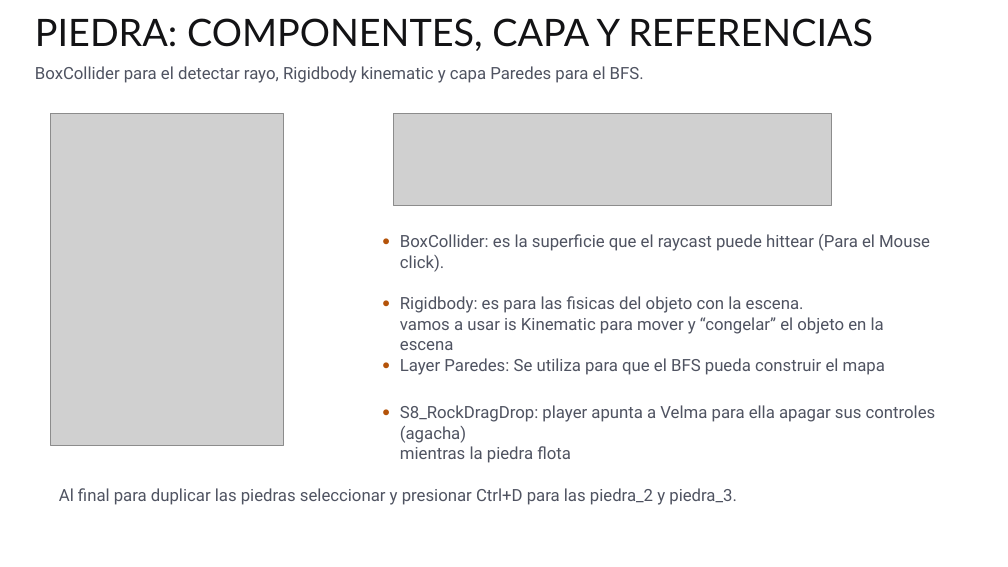
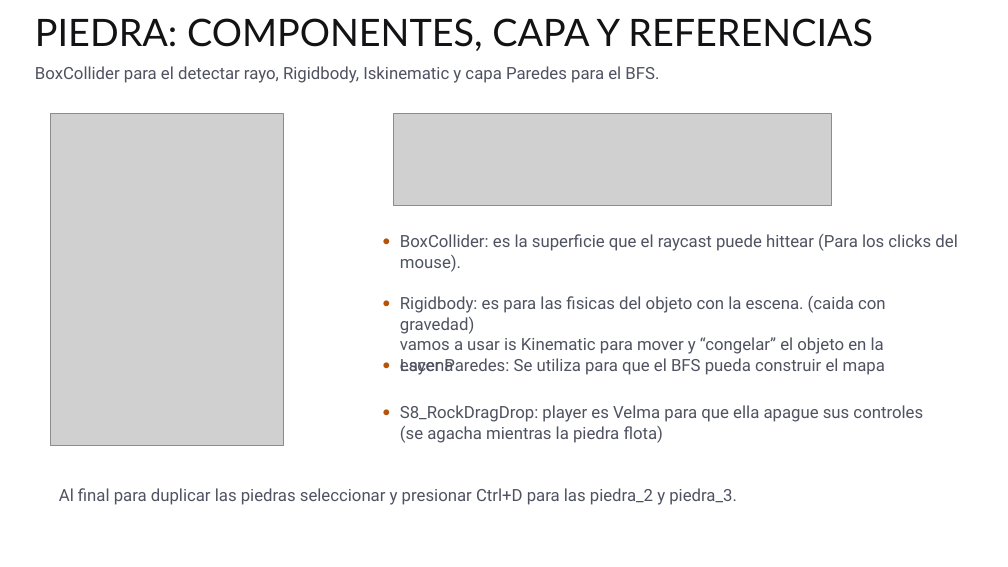
Before and after one commit to abala-tec/TC2005B, a slide deck: slide 11 of T8/T8.8.3-misc/T8.8.3-Miscelaneos.pptx. Drawn at 1008x567 pixels with LibreOffice and Linux fonts; fonts in the diff are those of the drawing; grey boxes stand for pictures; background and template pictures are left out. Boxes give left, top, right and bottom in pixels: in the first picture for what was removed or moved away, otherwise in the second. Text is boxed around its words. In the diff, an @@ line names an element or a change of style, - is before the commit and + after.

Commit message:
[master] update escena 8 pptx file

```diff
--- a/T8/T8.8.3-misc/T8.8.3-Miscelaneos.pptx
+++ b/T8/T8.8.3-misc/T8.8.3-Miscelaneos.pptx
@@ text at (35,66,659,83): text changed @@
-BoxCollider para el detectar rayo, Rigidbody kinematic y capa Paredes para el BFS.
+BoxCollider para el detectar rayo, Rigidbody, Iskinematic y capa Paredes para el BFS.
@@ text at (400,234,957,272): text changed @@
-BoxCollider: es la superficie que el raycast puede hittear (Para el Mouse click).
+BoxCollider: es la superficie que el raycast puede hittear (Para los clicks del mouse).
@@ text at (400,296,886,354): text changed @@
-Rigidbody: es para las fisicas del objeto con la escena.
-vamos a usar is Kinematic para mover y “congelar” el objeto en la escena
+Rigidbody: es para las fisicas del objeto con la escena. (caida con gravedad)
+vamos a usar is Kinematic para mover y “congelar” el objeto en la escena
@@ text at (400,405,923,443): text changed @@
-S8_RockDragDrop: player apunta a Velma para ella apagar sus controles (agacha)
-mientras la piedra flota
+S8_RockDragDrop: player es Velma para que ella apague sus controles
+(se agacha mientras la piedra flota)
```
Also in this commit, not shown: 4 other slides changed.
